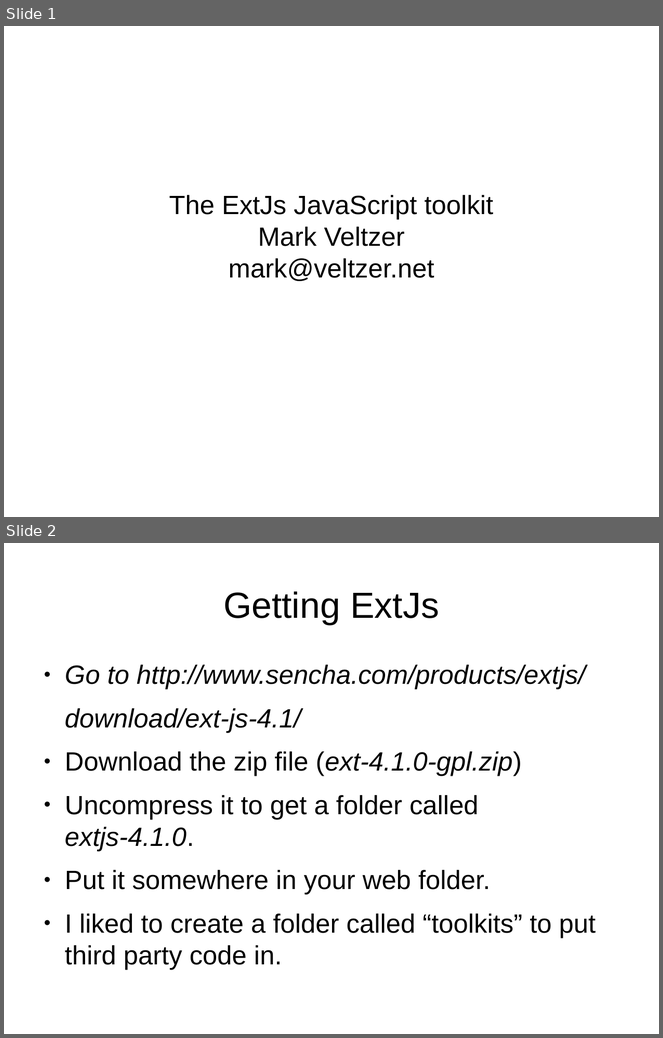
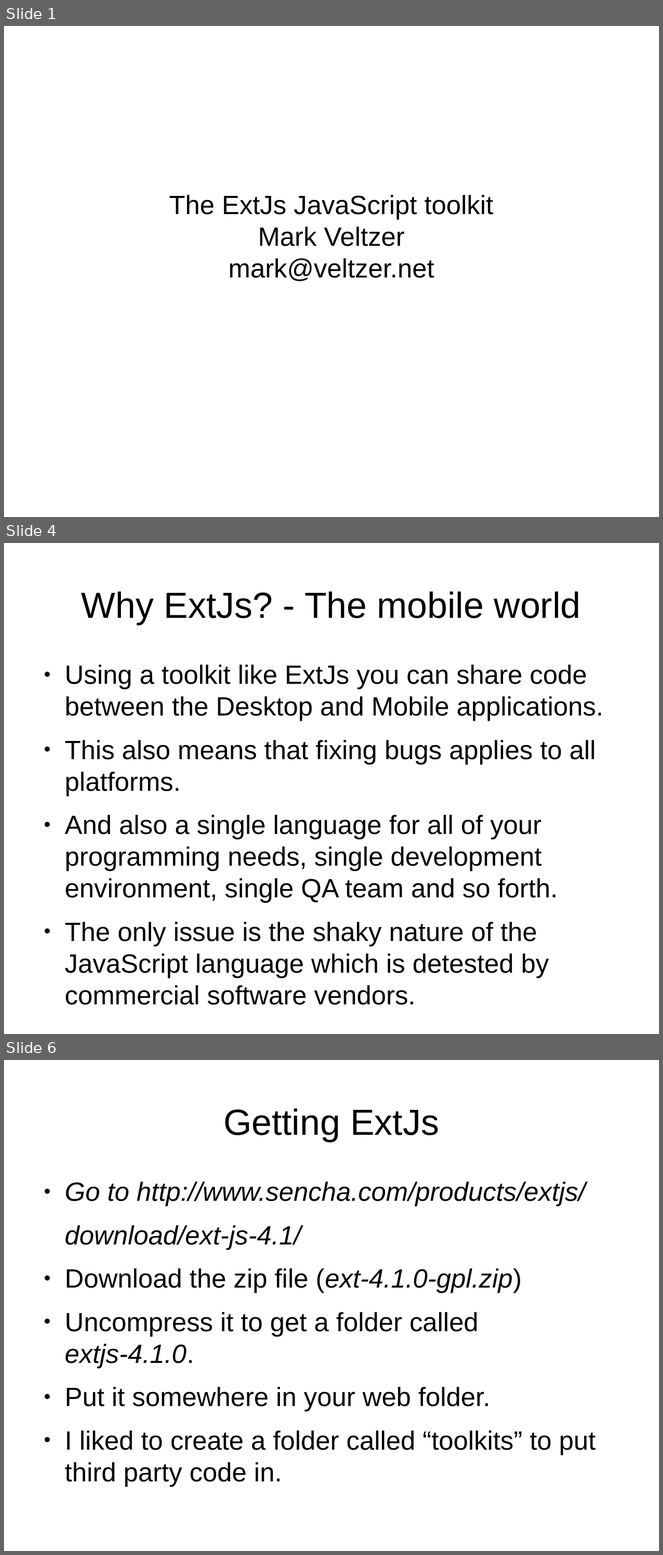
Before and after one commit to veltzer/demos, a slide deck: javascript/extjs/doc/extjs.odp. Shown one above the other, each under a label of ours: slides 1 and 2 before the commit, slides 1, 4 and 6 after it; the slides between them are not shown. The pictures are 663x1038 and 663x1555 pixels, drawn with LibreOffice and Linux fonts; fonts in the diff are those of the drawing. Boxes give left, top, right and bottom in pixels: in the first picture for what was removed or moved away, otherwise in the second. Text is boxed around its words. In the diff, an @@ line names an element or a change of style, - is before the commit and + after.

```diff
--- a/javascript/extjs/doc/extjs.odp
+++ b/javascript/extjs/doc/extjs.odp
@@ slide 4 added at [4, 543, 659, 1034], background #FFFFFF @@
@@ title added at [81, 591, 581, 625], 44 pt, text #000000 @@
+Why ExtJs? - The mobile world
@@ text added at [65, 665, 604, 1005], 32 pt, text #000000 @@
+● Using a toolkit like ExtJs you can share code between the Desktop and Mobile applications.
+● This also means that fixing bugs applies to all platforms.
+● And also a single language for all of your programming needs, single development environment, single QA team and so forth.
+● The only issue is the shaky nature of the JavaScript language which is detested by commercial software vendors.
@@ what was slide 2 is now slide 6 @@
```
Also in this commit, not shown: 3 other slides added, 7 other files.
